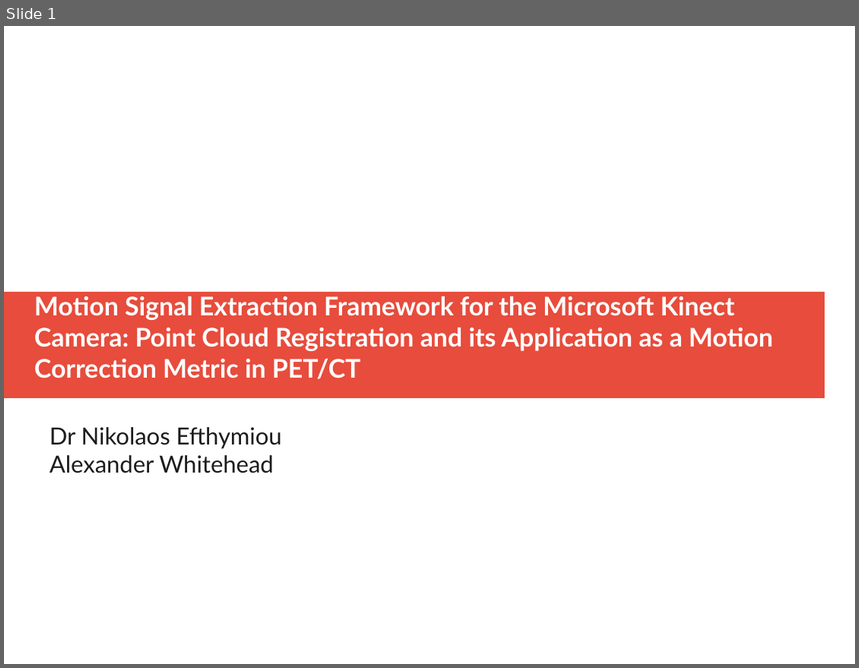
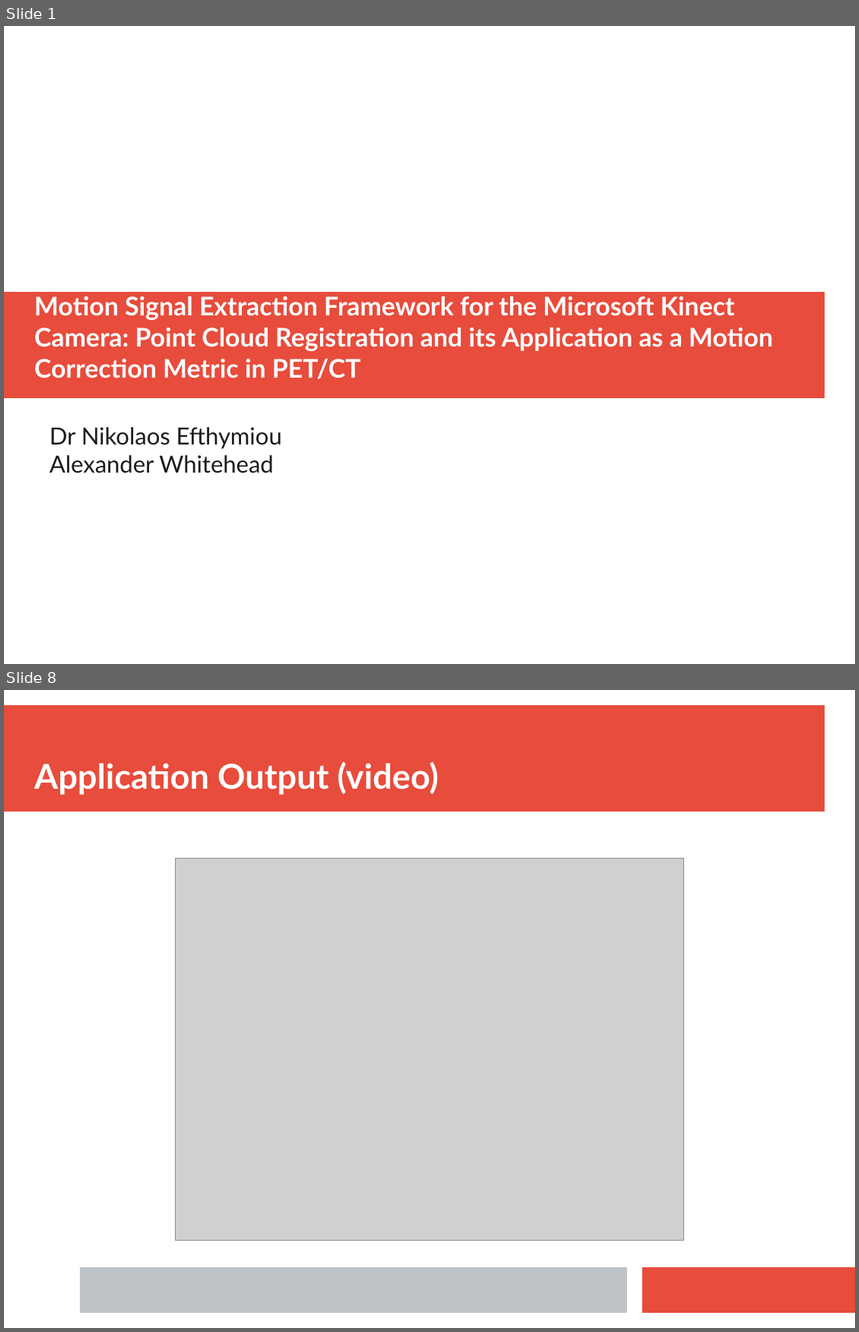
Before and after one commit to ALEXJAZZ008008/MSc-Dissertation, a slide deck: Report/Misc/Journal.pptx. Shown one above the other, each under a label of ours: slide 1 before the commit, slides 1 and 8 after it; the slides between them are not shown. The pictures are 859x668 and 859x1332 pixels, drawn with LibreOffice and Linux fonts; fonts in the diff are those of the drawing; grey boxes stand for pictures. Boxes give left, top, right and bottom in pixels: in the first picture for what was removed or moved away, otherwise in the second. Text is boxed around its words. In the diff, an @@ line names an element or a change of style, - is before the commit and + after.

```diff
--- a/Report/Misc/Journal.pptx
+++ b/Report/Misc/Journal.pptx
@@ slide 8 added at [4, 690, 855, 1328], background #FFFFFF @@
@@ rectangle added at [4, 705, 825, 812], fill #E74C3C @@
@@ text added at [34, 761, 439, 795], 32 pt, text #FFFFFF, bold @@
+Application Output (video)
@@ picture added at [176, 859, 683, 1241] @@
@@ rectangle added at [80, 1268, 627, 1313], fill #BDC3C7 @@
@@ rectangle added at [643, 1268, 855, 1313], fill #E74C3C @@
```
Also in this commit, not shown: 2 slides changed, 7 other slides added, 1 slide removed, 8 other files.
